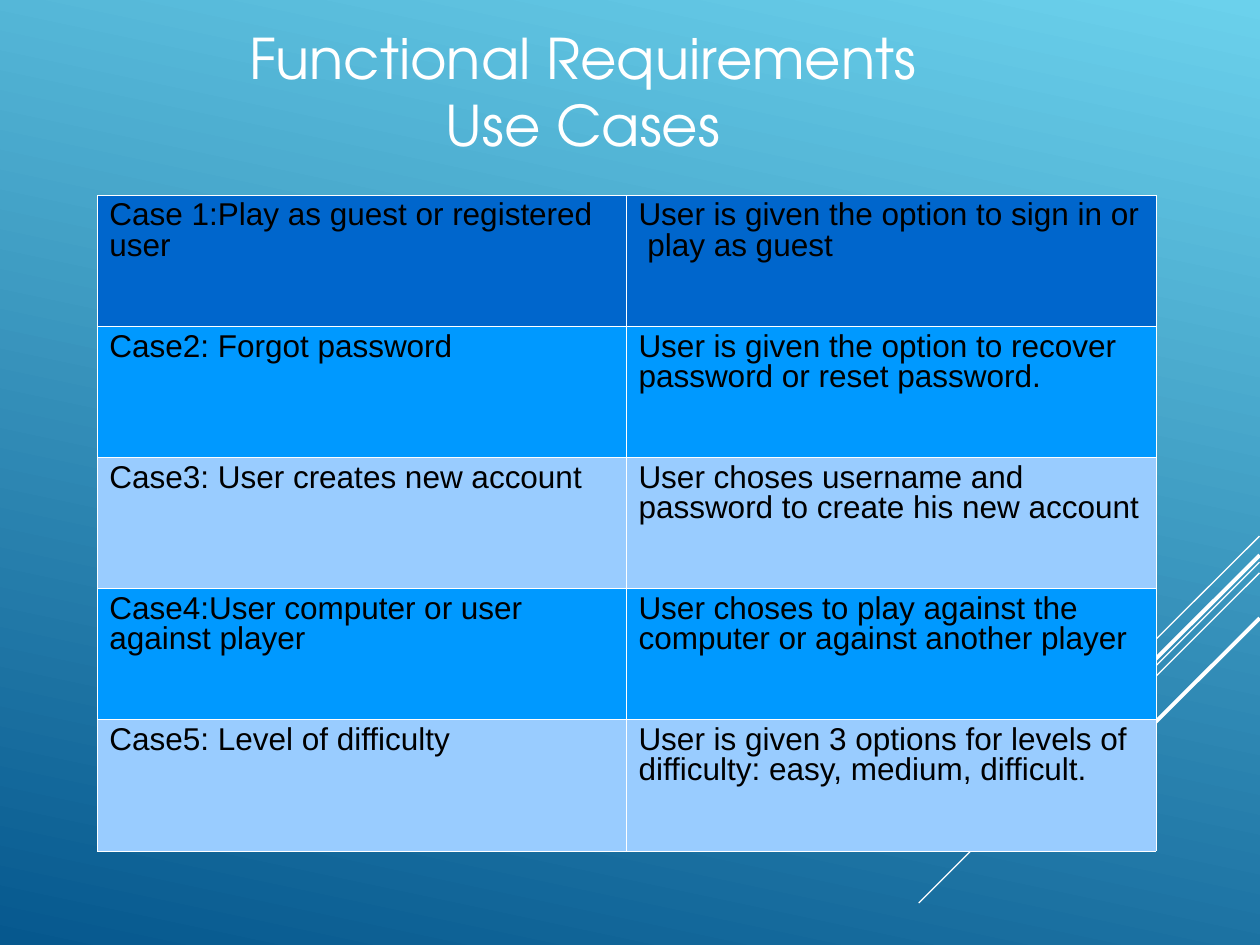
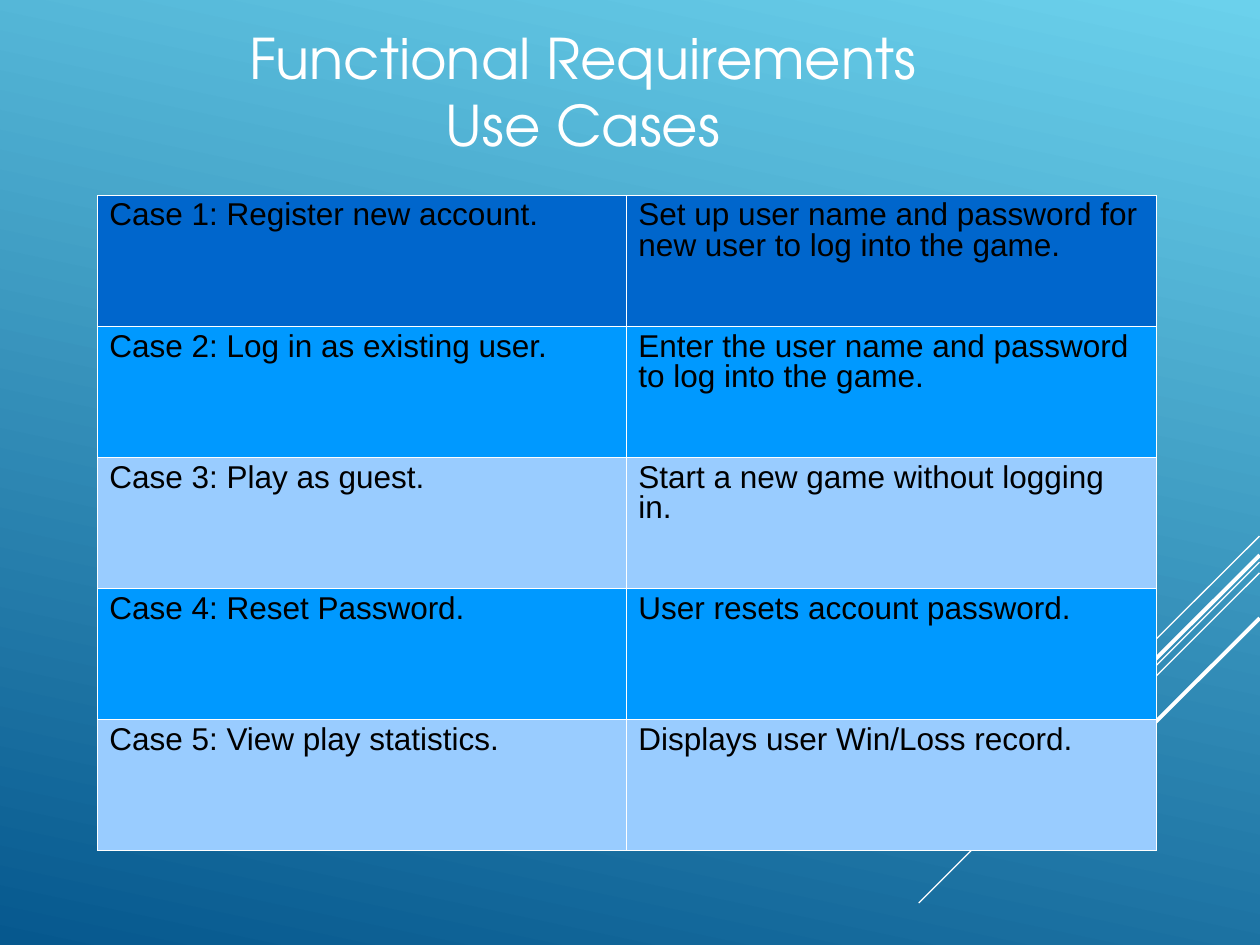
Before and after one commit to Amatarasu/A-Team, a slide deck: slide 13 of Power.Point.Presentation-bk.ppt. Drawn at 1260x945 pixels with LibreOffice and Linux fonts; fonts in the diff are those of the drawing. Boxes give left, top, right and bottom in pixels: in the first picture for what was removed or moved away, otherwise in the second. Text is boxed around its words. In the diff, an @@ line names an element or a change of style, - is before the commit and + after.

```diff
--- a/Power.Point.Presentation-bk.ppt
+++ b/Power.Point.Presentation-bk.ppt
@@ background gradient #06588E to #6BD1EC to gradient #6BD1EC to #06588E @@
@@ table at (x1=97, y1=195, x2=1155, y2=850) @@
-row 1, column 1: Case 1:Play as guest or registered user
+row 1, column 1: Case 1: Register new account.
-row 1, column 2: User is given the option to sign in or play as guest
+row 1, column 2: Set up user name and password for new user to log into the game.
-row 2, column 1: Case2: Forgot password
+row 2, column 1: Case 2: Log in as existing user.
-row 2, column 2: User is given the option to recover password or reset password.
+row 2, column 2: Enter the user name and password to log into the game.
-row 3, column 1: Case3: User creates new account
+row 3, column 1: Case 3: Play as guest.
-row 3, column 2: User choses username and password to create his new account
+row 3, column 2: Start a new game without logging in.
-row 4, column 1: Case4:User computer or user against player
+row 4, column 1: Case 4: Reset Password.
-row 4, column 2: User choses to play against the computer or against another player
+row 4, column 2: User resets account password.
-row 5, column 1: Case5: Level of difficulty
+row 5, column 1: Case 5: View play statistics.
-row 5, column 2: User is given 3 options for levels of difficulty: easy, medium, difficult.
+row 5, column 2: Displays user Win/Loss record.
```
Also in this commit, not shown: 27 other slides changed, 2 slides added, 2 slides removed.
